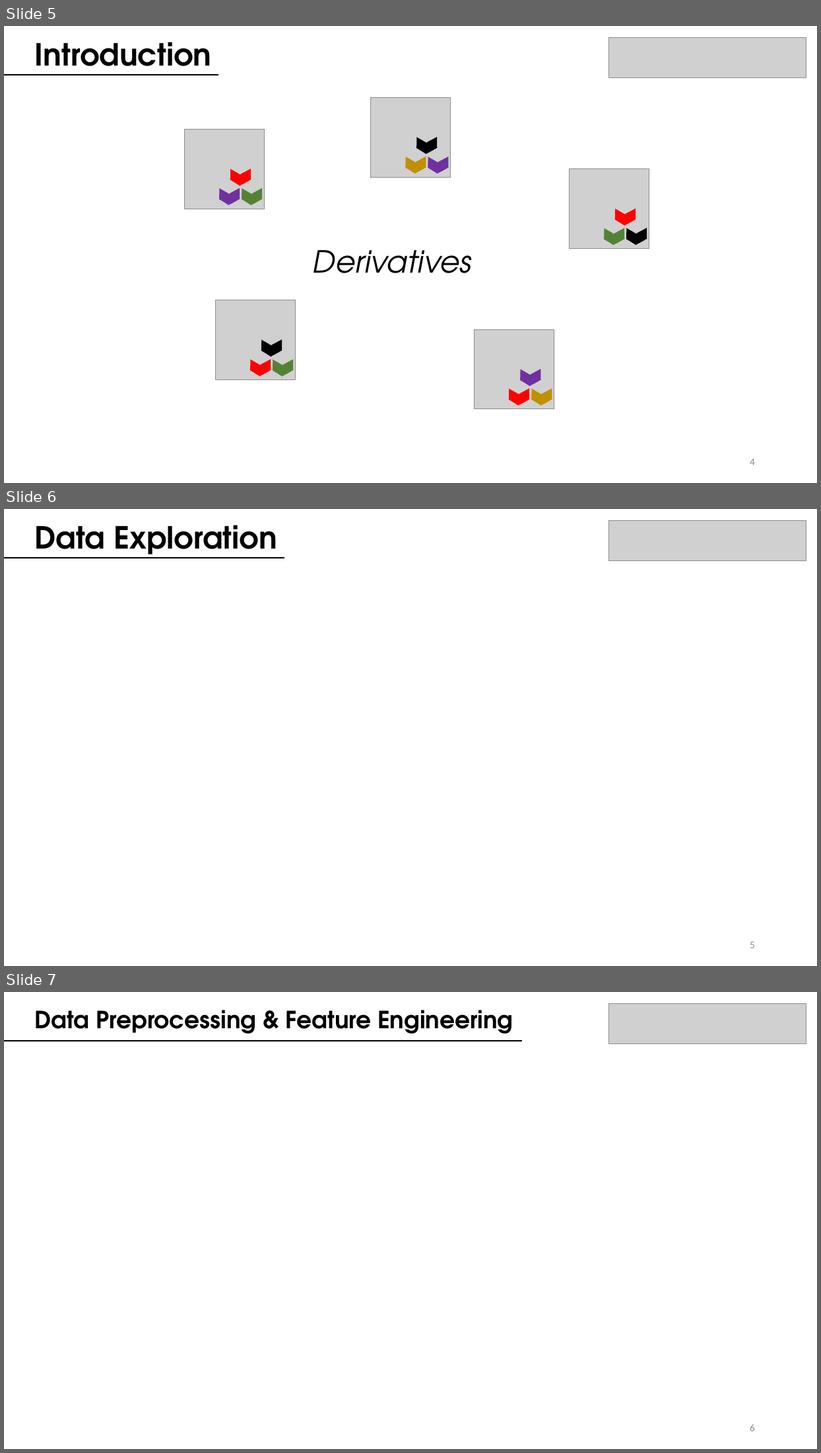
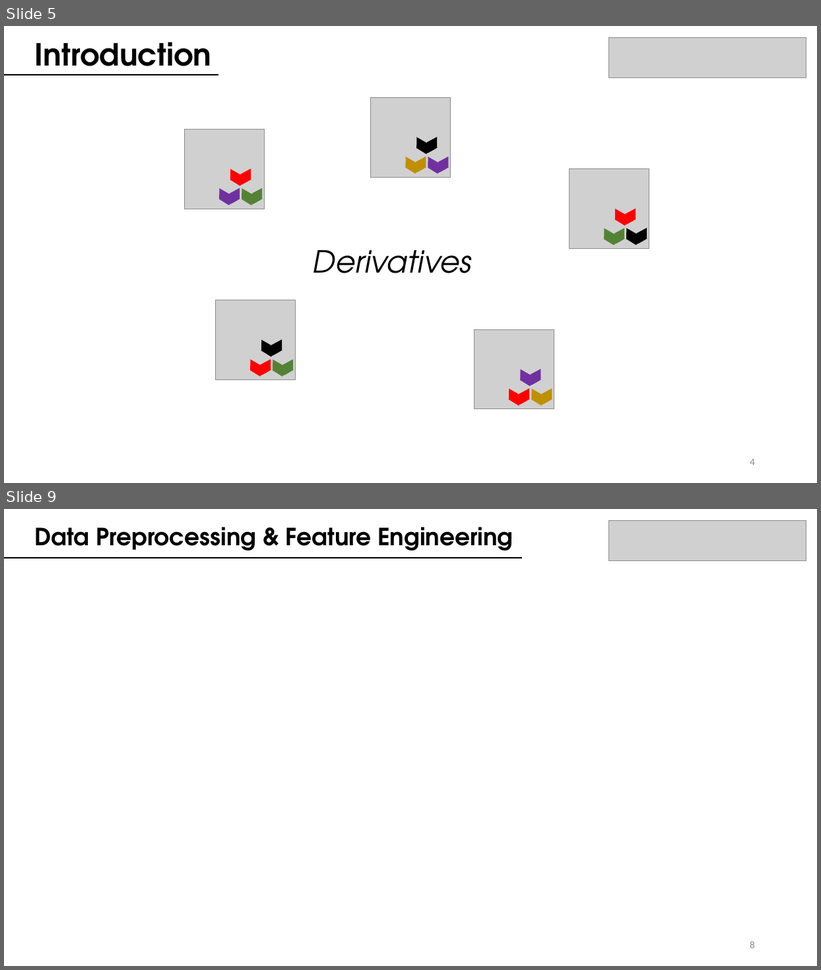
Before and after one commit to juanbeta98/DataScienceStudyCase, a slide deck: BMW ML Case Study.pptx. Shown one above the other, each under a label of ours: slides 5, 6 and 7 before the commit, slides 5 and 9 after it; the slides between them are not shown. The pictures are 821x1453 and 821x970 pixels, drawn with LibreOffice and Linux fonts; fonts in the diff are those of the drawing; grey boxes stand for pictures. Boxes give left, top, right and bottom in pixels: in the first picture for what was removed or moved away, otherwise in the second. Text is boxed around its words. In the diff, an @@ line names an element or a change of style, - is before the commit and + after.

```diff
--- a/BMW ML Case Study.pptx
+++ b/BMW ML Case Study.pptx
@@ slide 6 removed at <box>4,509,817,966</box>, background #FFFFFF @@
@@ text removed at <box>35,525,277,559</box> @@
-Data Exploration
@@ picture removed at <box>609,521,806,561</box> @@
@@ line removed from (4, 557) to (284, 557) @@
@@ line removed from (4, 559) to (284, 559) @@
@@ page number removed at <box>750,942,755,949</box> @@
-5
@@ what was slide 7 is now slide 9 @@
@@ page number at <box>750,941,755,949</box>: text changed @@
-6
+8
```
Also in this commit, not shown: 2 slides changed, 3 slides added, 5 other files.
